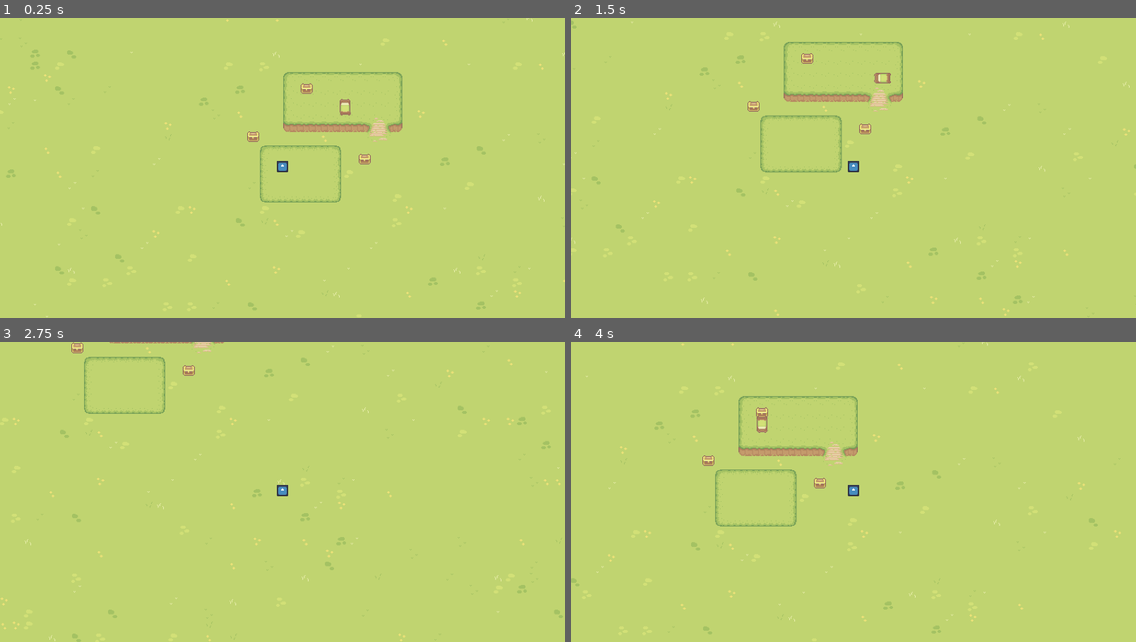
Above: before the commit, frames 1-4 (two rows, left to right).
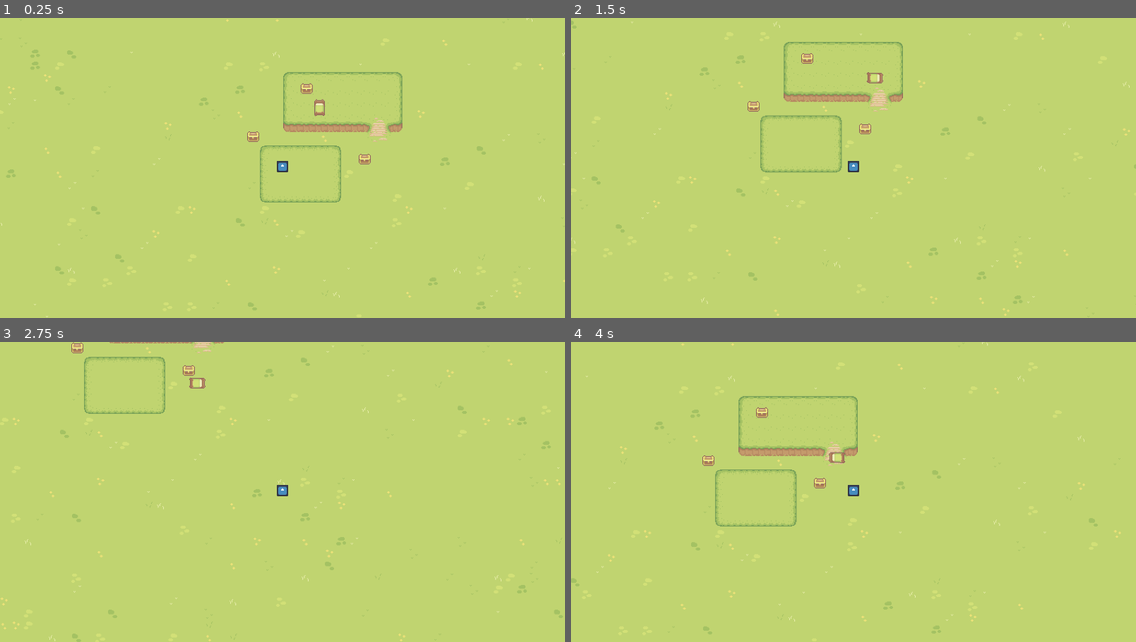
Above: after the commit, the same moments.

Repository: GamersOrgForDevs/Game_Godot
Game: Godot game, scene res://levels/game_level.tscn
The game is run twice, just before and just after one commit, with the same random seed, the same clock (stepped at 60 frames per second) and the same inputs. The engine's default icon, where the game draws it, is replaced by a stand-in: a white triangle on a blue panel in a dark square.
Inputs:
- Up to frame 1 (0.25 s): no input
- Up to frame 2 (1.5 s): hold D (right) 0.53-1.28 s; hold S (down) from 1.28 s (still down)
- Up to frame 3 (2.75 s): release S (down) at 2.03 s; hold D (right) from 2.03 s (still down)
- Up to frame 4 (4 s): release D (right) at 2.78 s; hold W (up) 2.78-3.53 s; hold A (left) from 3.53 s (still down)

The runs differ from the first frame. In frame 1, 0.1% of the frame differs, in the area x 55-63%, y 26-33%; in frame 2, 0.1%; in frame 3, less than 0.1%; in frame 4, 0.2%, in the area x 32-49%, y 24-41%.

Commit message:
Add ease option to change how it eases in and out of speed

Diff:
--- a/scripts/path.gd
+++ b/scripts/path.gd
@@ -11,7 +11,8 @@
 	tween = get_tree().create_tween()
 	tween.bind_node(follow)
 	tween.set_trans(Tween.TRANS_LINEAR)
-	tween.tween_property(follow, "progress_ratio", 1, 2)
+	tween.set_ease(Tween.EASE_IN_OUT)
+	tween.tween_property(follow, "progress_ratio", 1, path_time)
 	tween.connect("finished", on_tween_finish)
 	tween.set_loops()
 
